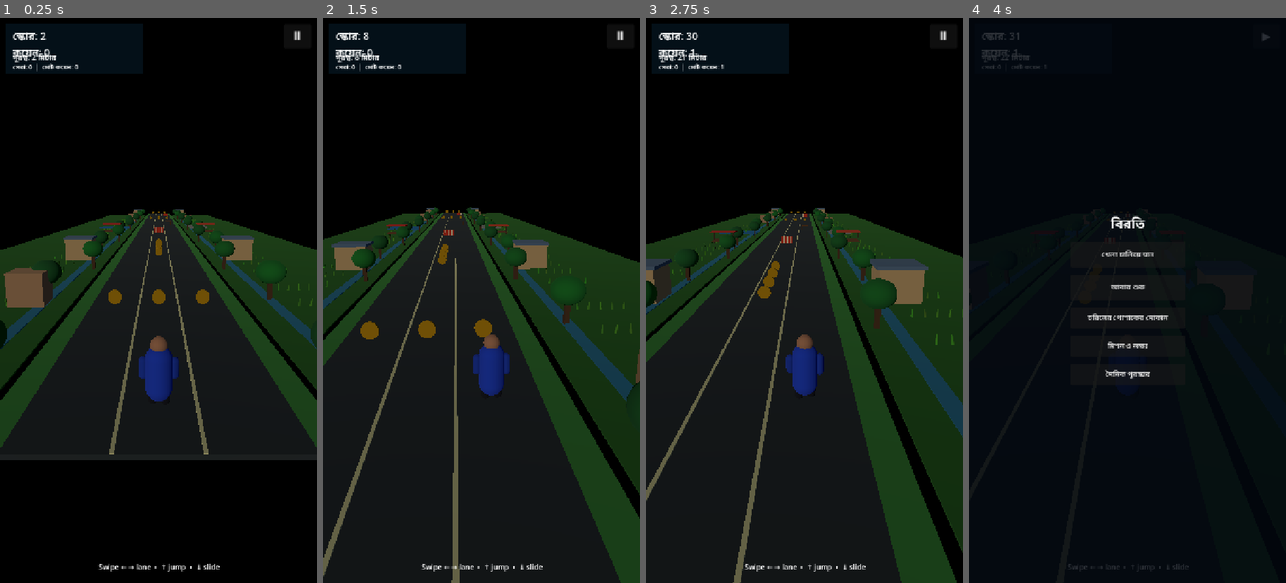
Above: before the commit, frames 1-4 (left to right).
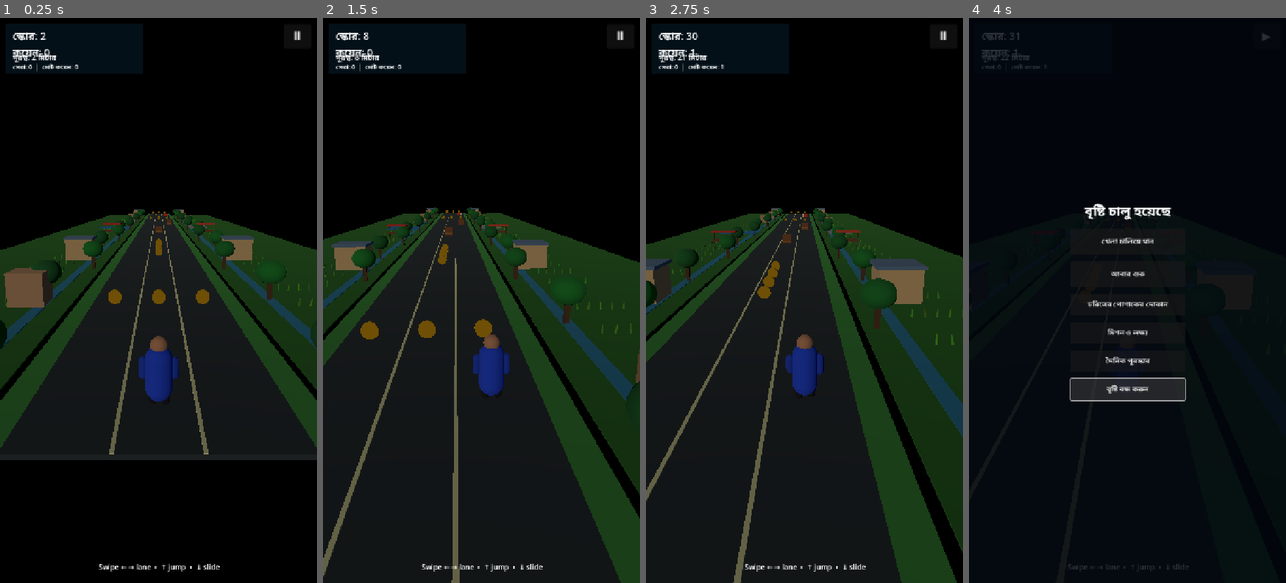
Above: after the commit, the same moments.

Repository: dxsohel087-crypto/JIBON-Bangladesh-Real-Life-Simulator
Game: Godot game, scene res://Scenes/Main.tscn
The game is run twice, just before and just after one commit, with the same random seed, the same clock (stepped at 60 frames per second) and the same inputs.
Inputs (mouse positions are in pixels of both pictures, inside the frame that each line leads up to):
- Up to frame 1 (0.25 s): no input
- Up to frame 2 (1.5 s): tap Enter at 0.5 s; move the mouse to (551, 272) at 0.52 s; hold Right 0.53-1.25 s; tap P at 0.6 s; click (551, 272) at 0.67 s; tap Space at 0.77 s; click "খেলা চালিয়ে যান" at 1.25 s
- Up to frame 3 (2.75 s): move the mouse to (741, 328) at 2.02 s; hold Down from 2.03 s (still down); tap Enter at 2.1 s; tap Space at 2.27 s
- Up to frame 4 (4 s): move the mouse to (1159, 176) at 2.77 s; release Down at 2.78 s; hold Right 2.78-3.5 s; tap P at 2.85 s; click (1127, 390) at 3.5 s, where only the run after the commit has a clickable "বৃষ্টি চালু/বন্ধ"

The runs differ from the first frame. In frame 1, less than 0.1% of the frame differs, in the area x 48-54%, y 35-38%; in frame 2, less than 0.1%; in frame 3, less than 0.1%; in frame 4, 2.9%, in the area x 31-69%, y 32-68%.
Error after the commit: Invalid assignment of property or key 'draw_pass_1' with value of type 'QuadMesh' on a base object of type 'CPUParticles3D'. (res://Scripts/RunnerGame.gd:172)

Commit message:
Add optional rain weather and local rickshaw and bus obstacles

Diff:
--- a/GodotProject/Scripts/RunnerGame.gd
+++ b/GodotProject/Scripts/RunnerGame.gd
@@ -38,6 +38,9 @@
 var shop_button: Button
 var mission_button: Button
 var daily_button: Button
+var weather_button: Button
+var rain_particles: CPUParticles3D
+var rain_enabled := false
 var player_body: MeshInstance3D
 var player_body_material: StandardMaterial3D
 var skin_index := 0
@@ -145,6 +148,35 @@
 	environment.ambient_light_energy = 0.7
 	world_environment.environment = environment
 	world_root.add_child(world_environment)
+	_build_rain_effect()
+
+func _build_rain_effect() -> void:
+	rain_particles = CPUParticles3D.new()
+	rain_particles.name = "Rain"
+	rain_particles.amount = 180
+	rain_particles.lifetime = 1.4
+	rain_particles.emitting = false
+	rain_particles.position = Vector3(0, 7, -4)
+	rain_particles.direction = Vector3(0.02, -1.0, -0.08)
+	rain_particles.gravity = Vector3(0, -1.5, 0)
+	rain_particles.initial_velocity_min = 13.0
+	rain_particles.initial_velocity_max = 18.0
+	rain_particles.emission_shape = CPUParticles3D.EMISSION_SHAPE_BOX
+	rain_particles.emission_box_extents = Vector3(12, 5, 18)
+	var drop := QuadMesh.new()
+	drop.size = Vector2(0.025, 0.32)
+	var drop_material := StandardMaterial3D.new()
+	drop_material.albedo_color = Color(0.65, 0.78, 0.9, 0.65)
+	drop_material.transparency = BaseMaterial3D.TRANSPARENCY_ALPHA
+	drop.material = drop_material
+	rain_particles.draw_pass_1 = drop
+	world_root.add_child(rain_particles)
+
+func _toggle_rain() -> void:
+	rain_enabled = not rain_enabled
+	rain_particles.emitting = rain_enabled
+	weather_button.text = "বৃষ্টি বন্ধ করুন" if rain_enabled else "বৃষ্টি চালু করুন"
+	menu_heading.text = "বৃষ্টি চালু হয়েছে" if rain_enabled else "আবহাওয়া পরিষ্কার"
 
 func _build_player() -> void:
 	player = CharacterBody3D.new()
@@ -287,6 +319,11 @@
 	daily_button.custom_minimum_size = Vector2(260, 48)
 	daily_button.pressed.connect(_claim_daily_reward)
 	menu.add_child(daily_button)
+	weather_button = Button.new()
+	weather_button.text = "বৃষ্টি চালু/বন্ধ"
+	weather_button.custom_minimum_size = Vector2(260, 48)
+	weather_button.pressed.connect(_toggle_rain)
+	menu.add_child(weather_button)
 
 func _add_segment(z_pos: float) -> void:
 	var segment := Node3D.new()
@@ -400,7 +437,7 @@
 func _add_obstacle(parent: Node3D, pos: Vector3) -> void:
 	var obstacle := Area3D.new()
 	obstacle.position = pos
-	var obstacle_type := randi_range(0, 2)
+	var obstacle_type := randi_range(0, 4)
 	if obstacle_type == 0:
 		# Red road barrier
 		_box(obstacle, Vector3(1.55, 0.85, 0.28), Vector3(0, 0.15, 0), Color(0.82, 0.20, 0.10))
@@ -410,11 +447,29 @@
 		# Wooden produce crates
 		_box(obstacle, Vector3(1.15, 1.2, 0.95), Vector3(0, 0.32, 0), Color(0.48, 0.27, 0.12))
 		_box(obstacle, Vector3(1.18, 0.12, 0.98), Vector3(0, 0.0, 0), Color(0.62, 0.38, 0.18))
-	else:
+	elif obstacle_type == 2:
 		# Roadside handcart silhouette
 		_box(obstacle, Vector3(1.35, 0.16, 0.85), Vector3(0, 0.45, 0), Color(0.40, 0.24, 0.10))
 		_box(obstacle, Vector3(0.12, 0.75, 0.12), Vector3(-0.48, 0.05, 0), Color(0.30, 0.18, 0.08))
 		_box(obstacle, Vector3(0.12, 0.75, 0.12), Vector3(0.48, 0.05, 0), Color(0.30, 0.18, 0.08))
+	elif obstacle_type == 3:
+		# Colorful three-wheeled local rickshaw
+		_box(obstacle, Vector3(1.35, 0.55, 0.82), Vector3(0, 0.42, 0), Color(0.08, 0.48, 0.30))
+		_box(obstacle, Vector3(1.15, 0.62, 0.18), Vector3(0, 1.0, -0.18), Color(0.92, 0.68, 0.12))
+		for wheel_x in [-0.52, 0.52]:
+			var wheel := MeshInstance3D.new()
+			var wheel_mesh := CylinderMesh.new()
+			wheel_mesh.top_radius = 0.22
+			wheel_mesh.bottom_radius = 0.22
+			wheel_mesh.height = 0.12
+			wheel.mesh = wheel_mesh
+			wheel.position = Vector3(wheel_x, 0.16, 0.0)
+			wheel.rotation_degrees.z = 90
+			obstacle.add_child(wheel)
+	else:
+		# Small local bus / minibus obstacle
+		_box(obstacle, Vector3(1.65, 1.55, 2.1), Vector3(0, 0.78, 0), Color(0.10, 0.42, 0.72))
+		_box(obstacle, Vector3(1.42, 0.45, 0.08), Vector3(0, 1.15, -1.08), Color(0.55, 0.78, 0.88))
 	parent.add_child(obstacle)
 	obstacle_nodes.append(obstacle)
 
@@ -488,6 +543,7 @@
 	shop_button.visible = false
 	mission_button.visible = false
 	daily_button.visible = false
+	weather_button.visible = false
 	restart_button.text = "আবার খেলুন"
 	menu_heading.text = "গেম শেষ!"
 
@@ -514,6 +570,7 @@
 	shop_button.visible = true
 	mission_button.visible = true
 	daily_button.visible = true
+	weather_button.visible = true
 
 func _check_distance_breaks() -> void:
 	var milestones := {
@@ -535,6 +592,7 @@
 			shop_button.visible = false
 			mission_button.visible = false
 			daily_button.visible = false
+			weather_button.visible = false
 			restart_button.text = "এখনই নতুন করে শুরু"
 			pause_button.text = "▶"
 			return
